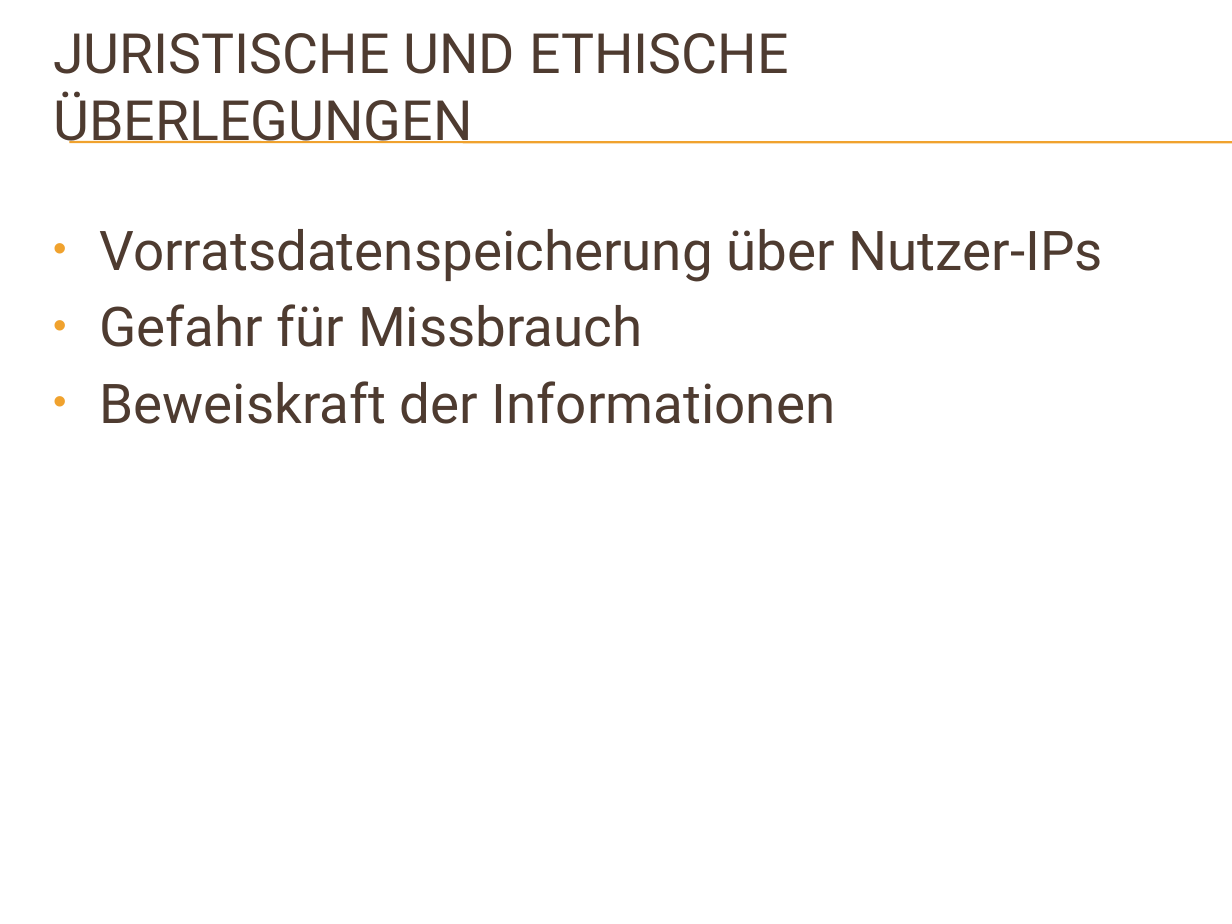
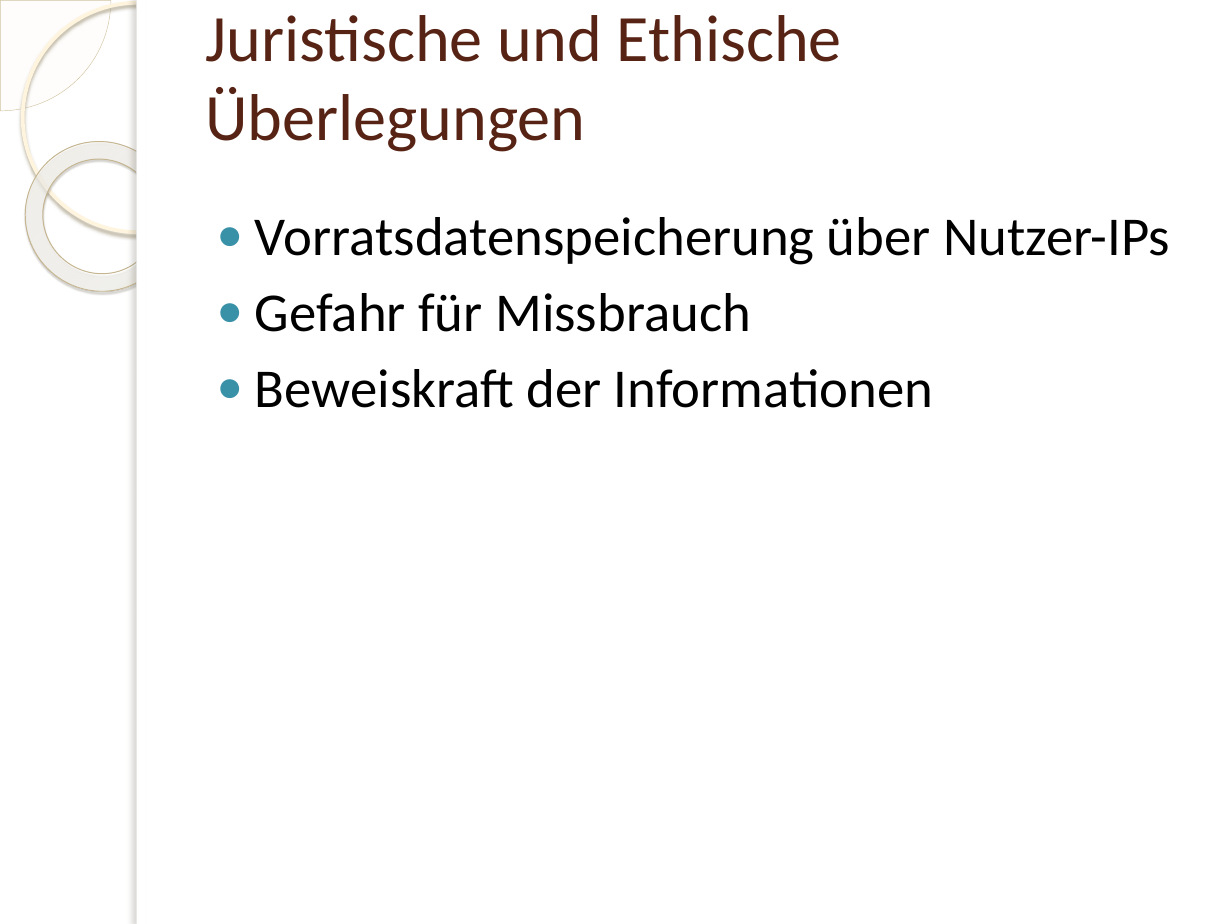
Before and after one commit to rinkdotrink/DB-olap-master-IIm11, a slide deck: slide 6 of Beleg/Praese.pptx. Drawn at 1232x924 pixels with LibreOffice and Linux fonts; fonts in the diff are those of the drawing; background and template pictures are left out. Boxes give left, top, right and bottom in pixels: in the first picture for what was removed or moved away, otherwise in the second. Text is boxed around its words. In the diff, an @@ line names an element or a change of style, - is before the commit and + after.

```diff
--- a/Beleg/Praese.pptx
+++ b/Beleg/Praese.pptx
@@ pie slice (boxed as its full ellipse) added at [0, 0, 111, 111], fill #FEFAF4 at 33% opacity, outline #D3C39F 0.25 pt @@
@@ ellipse added at [22, 2, 251, 232], outline #FFF5DE 2.15 pt @@
@@ rectangle added at [137, 0, 1232, 924], fill #FFFFFF @@
@@ rectangle added at [137, 0, 147, 924], fill #FFFFFF @@
@@ title at [206, 15, 842, 152]: text changed; size 32.4 to 38.7 pt; font Roboto to Calibri; text colour #4E3B30 to #572314 @@
-JURISTISCHE UND ETHISCHE ÜBERLEGUNGEN
+Juristische und Ethische Überlegungen
@@ donut added at [0, 111, 206, 322], fill gradient #FFFCF6 to #FFFEFB to #F0D28E, outline #C7B893 0.58 pt @@
@@ line removed from (69, 142) to (1232, 142) @@
@@ line removed from (69, 143) to (1232, 143) @@
@@ text "Vorratsdatenspeicherung über Nutzer-IPs": place and size @@
-text "Vorratsdatenspeicherung über Nutzer-IPs" at [99, 229, 1103, 424]
+text "Vorratsdatenspeicherung über Nutzer-IPs" at [255, 217, 1170, 408]
@@ text "Vorratsdatenspeicherung über Nutzer-IPs" at [255, 217, 1170, 408]: font Roboto to Calibri, text colour #4E3B30 to #000000; bullet • to ●; bullet colour #F0A22E to #3891A7 @@
```
Also in this commit, not shown: 13 other slides changed, 2 slides added, 2 slides removed.
